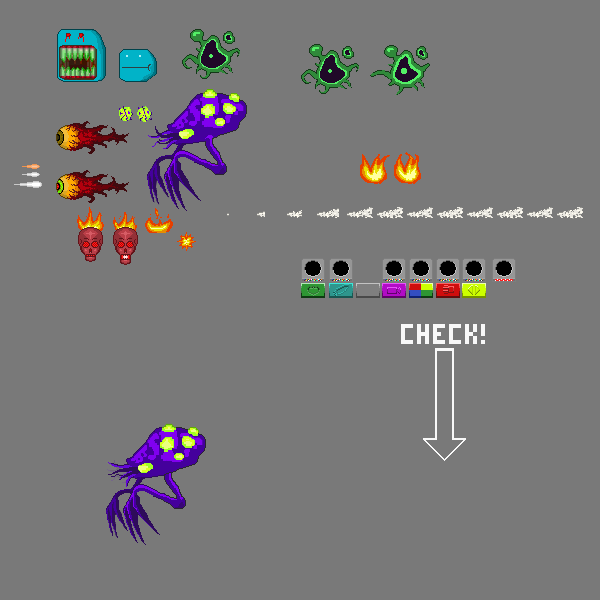
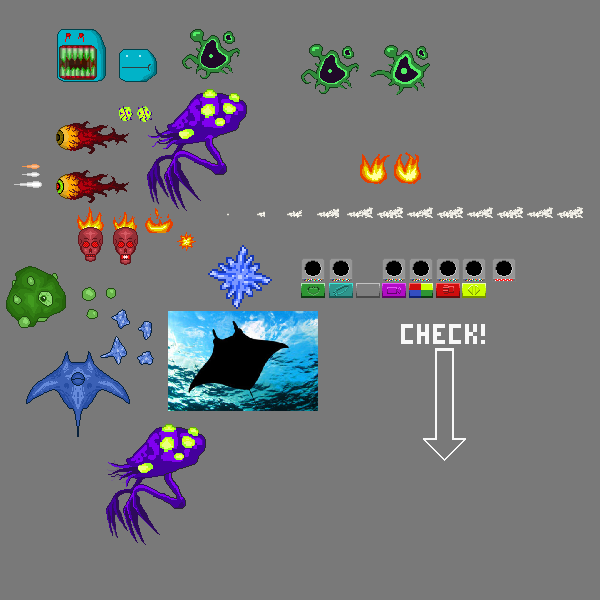
Layers edited between the first and the second w=600, h=600 image:
renamed "ref" to "ref #1", showed it, moved it above "Pasted Layer", painted on it over [168, 245, 318, 411]
painted on "mobs" over [6, 266, 154, 437]
